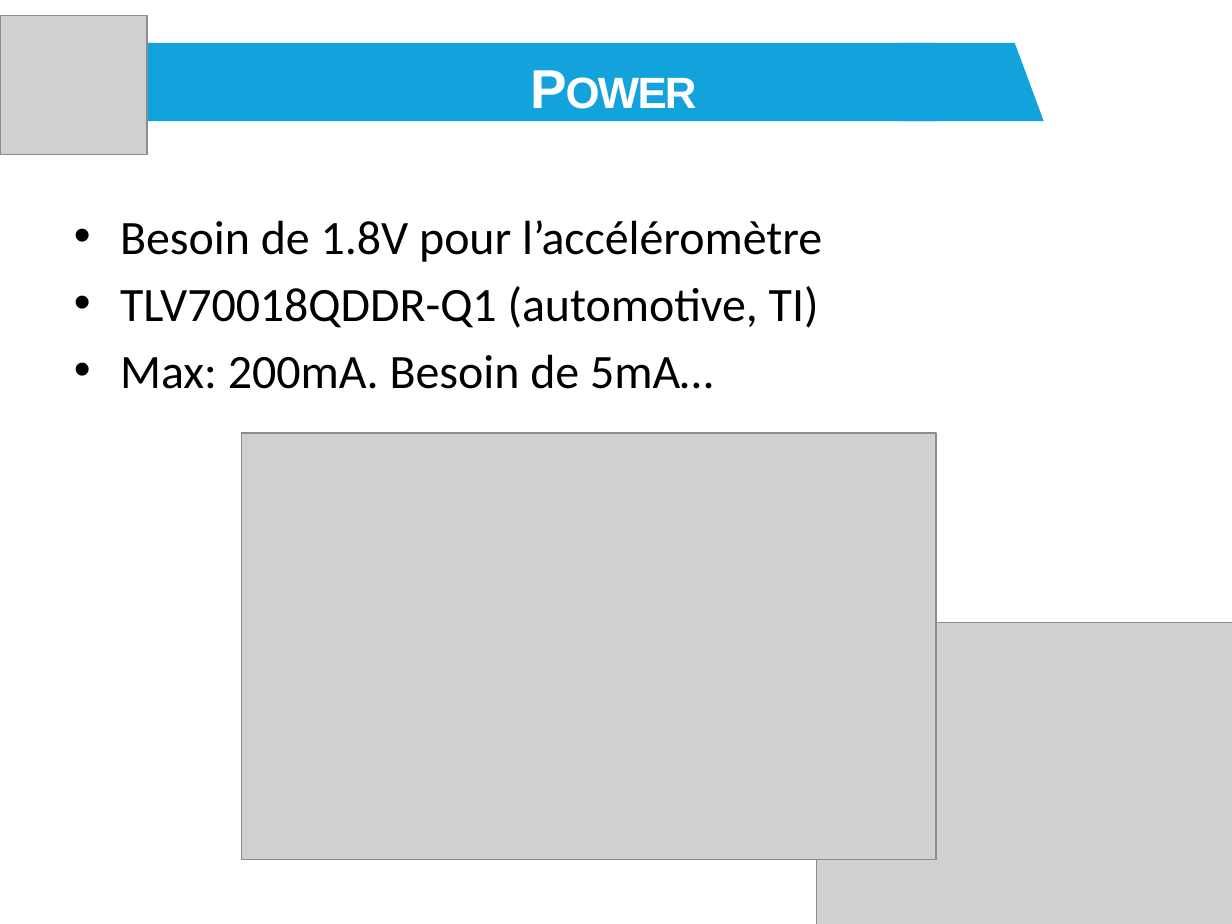
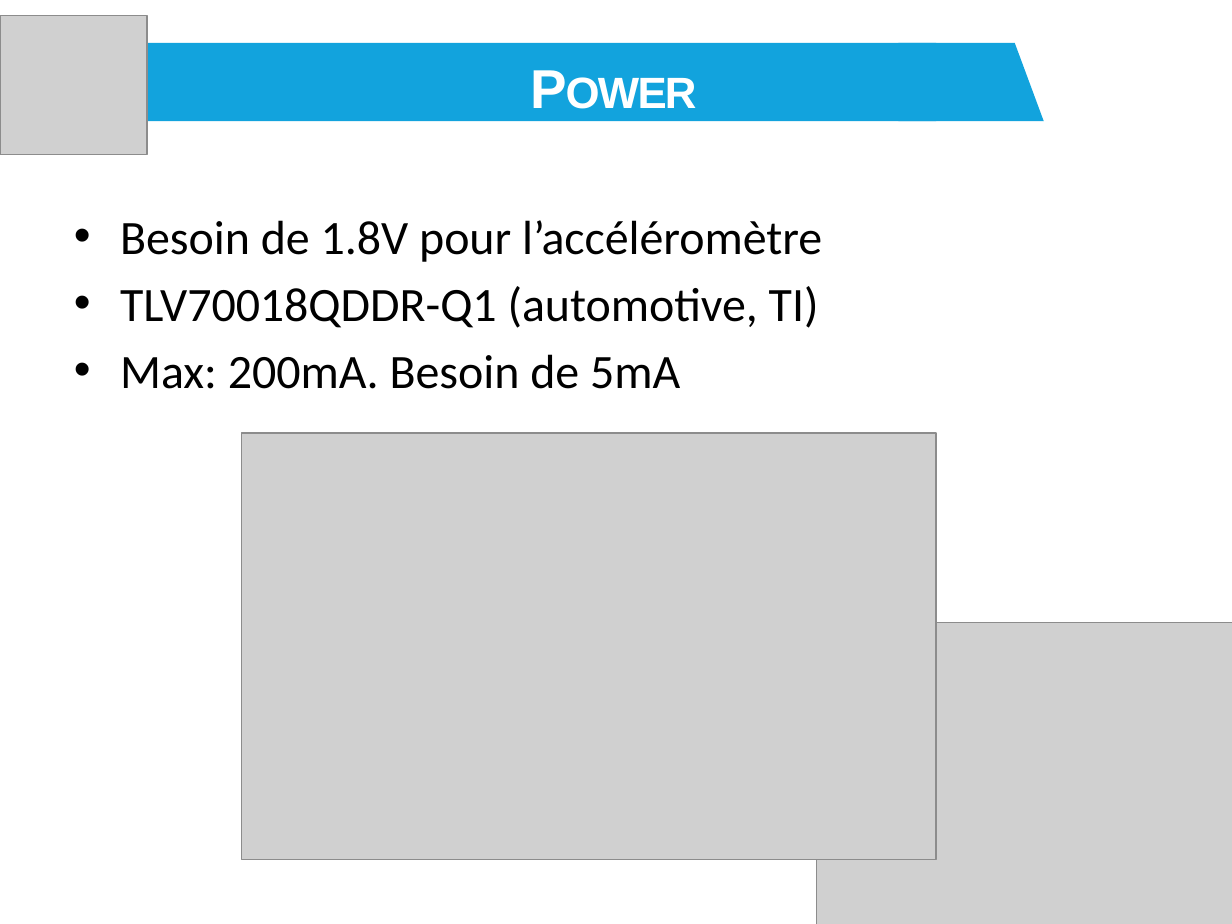
Before and after one commit to eRacing/DAQ, a slide deck: slide 4 of doc/DAQ_v3_DR1.pptx. Drawn at 1232x924 pixels with LibreOffice and Linux fonts; fonts in the diff are those of the drawing; grey boxes stand for pictures. Boxes give left, top, right and bottom in pixels: in the first picture for what was removed or moved away, otherwise in the second. Text is boxed around its words. In the diff, an @@ line names an element or a change of style, - is before the commit and + after.

```diff
--- a/doc/DAQ_v3_DR1.pptx
+++ b/doc/DAQ_v3_DR1.pptx
@@ text at [120,354,680,389]: text changed @@
-• Max: 200mA. Besoin de 5mA…
+• Max: 200mA. Besoin de 5mA
```
Also in this commit, not shown: 2 other slides changed, 2 slides added, 1 other file.
